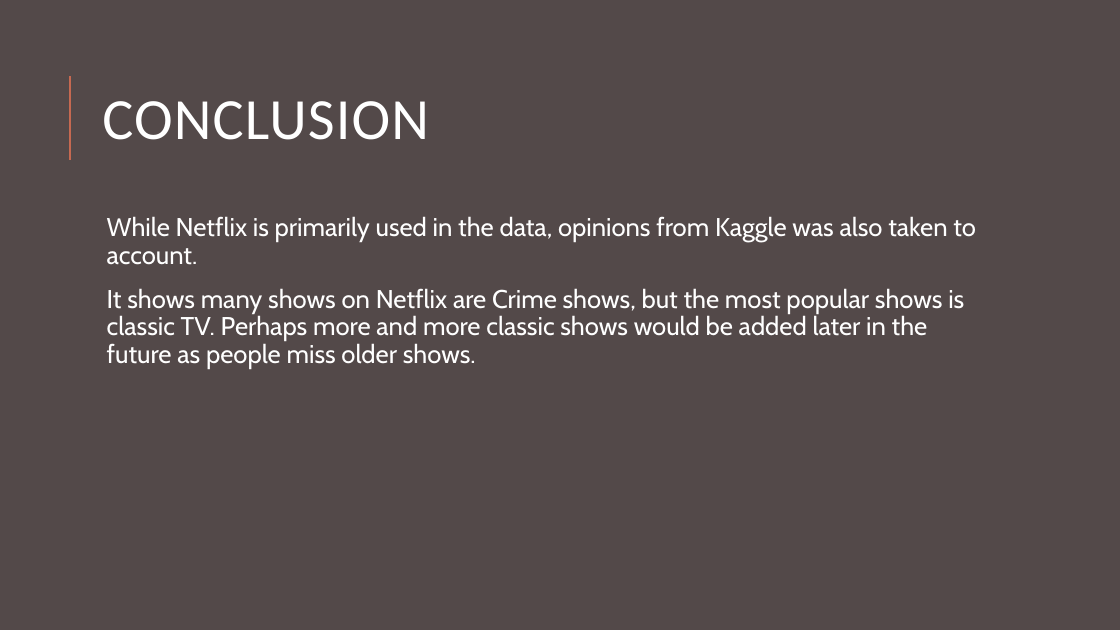
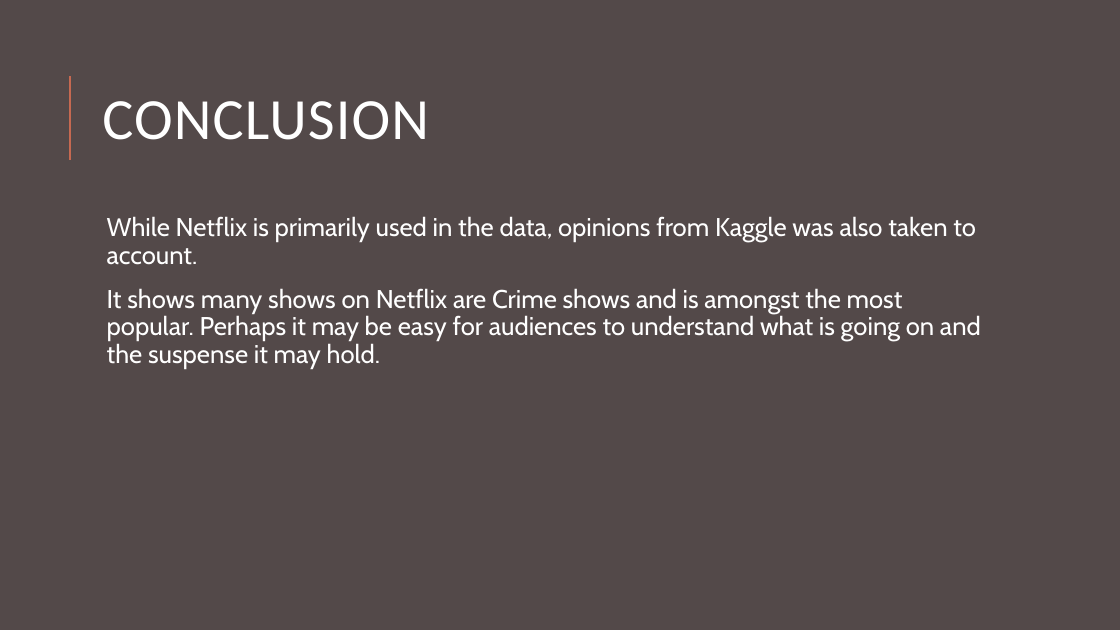
Before and after one commit to shades9a/Project_2, a slide deck: slide 5 of netflixpresentation.pptx. Drawn at 1120x630 pixels with LibreOffice and Linux fonts; fonts in the diff are those of the drawing. Boxes give left, top, right and bottom in pixels: in the first picture for what was removed or moved away, otherwise in the second. Text is boxed around its words. In the diff, an @@ line names an element or a change of style, - is before the commit and + after.

```diff
--- a/netflixpresentation.pptx
+++ b/netflixpresentation.pptx
@@ text at box(107, 288, 981, 369): text changed @@
-  It shows many shows on Netflix are Crime shows, but the most popular shows is classic TV. Perhaps more and more classic shows would be added later in the future as people miss older shows.
+  It shows many shows on Netflix are Crime shows and is amongst the most popular. Perhaps it may be easy for audiences to understand what is going on and the suspense it may hold.
```
